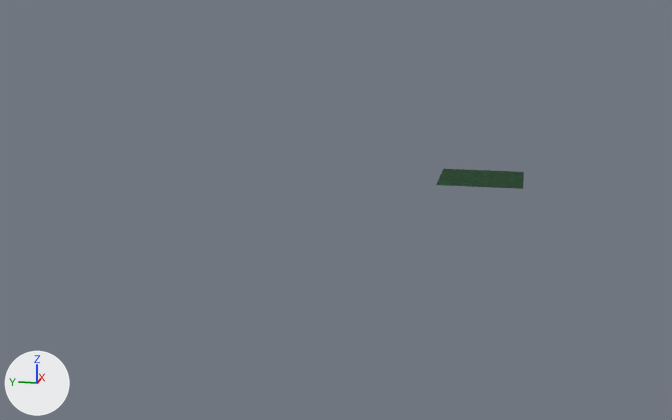
Renders of the FBX model Environment/Templates.fbx from each side of a commit.
Rendered twice from a 50 mm lens placed at (-22.31, -0.89, 4.62), pointed at (0.09, 3.59, -0.98). Lighting does not change. The marker at lower left points along +X, +Y and +Z.

Objects in the first picture: 'SM_Grass_Plane_TEMPLATE_2x2'.
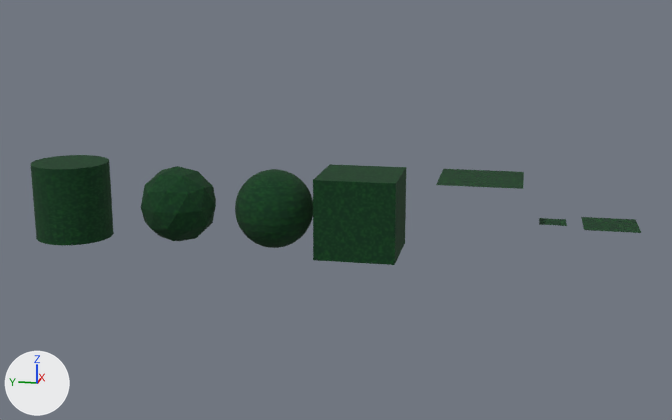
The newer file is also turned or shifted as a whole; pictures and numbers use the older file's frame.

Changed parts and their boxes [x1, y1, x2, y2] in the pictures (672 x 420 px):
'Cube', added (green): after [313, 164, 406, 265]
'Cylinder', added (green): after [31, 155, 114, 245]
'Sphere', added (green): after [235, 169, 313, 248]
'Icosphere', added (green): after [141, 166, 216, 241]
'SM_1UUPPX_128x128', added (green): after [581, 217, 641, 233]
'SM_1UUPPX_64x64', added: after [539, 218, 567, 226]

What changed in the scene script:
```text
Add me_plane_002:
    me_plane_002.from_pydata(...)  # 4 vertices, 1 face; spans x -0.64..0.64, y -0.64..0.64, z 0.0
    me_plane_002.materials.append(mat_mi_grass)  # picture img_t_grass_64x64_png
Add me_cube_001:
    me_cube_001.from_pydata(...)  # a box spanning x -1.0..1.0, y -1.0..1.0, z -1.0..1.0
    me_cube_001.materials.append(mat_mi_grass)  # picture img_t_grass_64x64_png
Add me_cylinder:
    me_cylinder.from_pydata(...)  # a 32-sided cylinder along z spanning x -1.0..1.0, y -1.0..1.0, z -1.0..1.0
    me_cylinder.materials.append(mat_mi_grass)  # picture img_t_grass_64x64_png
Add me_icosphere:
    me_icosphere.from_pydata(...)  # an icosphere of 80 faces spanning x -0.95..0.95, y -1.0..1.0, z -1.0..1.0
    me_icosphere.materials.append(mat_mi_grass)  # picture img_t_grass_64x64_png
Add me_plane_001:
    me_plane_001.from_pydata(...)  # 4 vertices, 1 face; spans x -0.32..0.32, y -0.32..0.32, z 0.0
    me_plane_001.materials.append(mat_mi_grass)  # picture img_t_grass_64x64_png
Add me_sphere:
    me_sphere.from_pydata(...)  # a UV sphere (32 segments, 16 rings, poles along z) spanning x -1.0..1.0, y -1.0..1.0, z -1.0..1.0
    me_sphere.materials.append(mat_mi_grass)  # picture img_t_grass_64x64_png
Add ob_sm_1uuppx_128x128:
    ob_sm_1uuppx_128x128 = bpy.data.objects.new('SM_1UUPPX_128x128', me_plane_002)
    ob_sm_1uuppx_128x128.location = (0.0, -3.07, -1.0)
Add ob_cube:
    ob_cube = bpy.data.objects.new('Cube', me_cube_001)
    ob_cube.location = (0.0, 2.94, -1.0)
Add ob_cylinder:
    ob_cylinder = bpy.data.objects.new('Cylinder', me_cylinder)
    ob_cylinder.location = (0.0, 10.71, -1.0)
Add ob_icosphere:
    ob_icosphere = bpy.data.objects.new('Icosphere', me_icosphere)
    ob_icosphere.location = (0.0, 7.73, -1.0)
Add ob_sm_1uuppx_64x64:
    ob_sm_1uuppx_64x64 = bpy.data.objects.new('SM_1UUPPX_64x64', me_plane_001)
    ob_sm_1uuppx_64x64.location = (0.0, -1.74, -1.0)
Add ob_sphere:
    ob_sphere = bpy.data.objects.new('Sphere', me_sphere)
    ob_sphere.location = (0.0, 5.17, -1.0)
```
